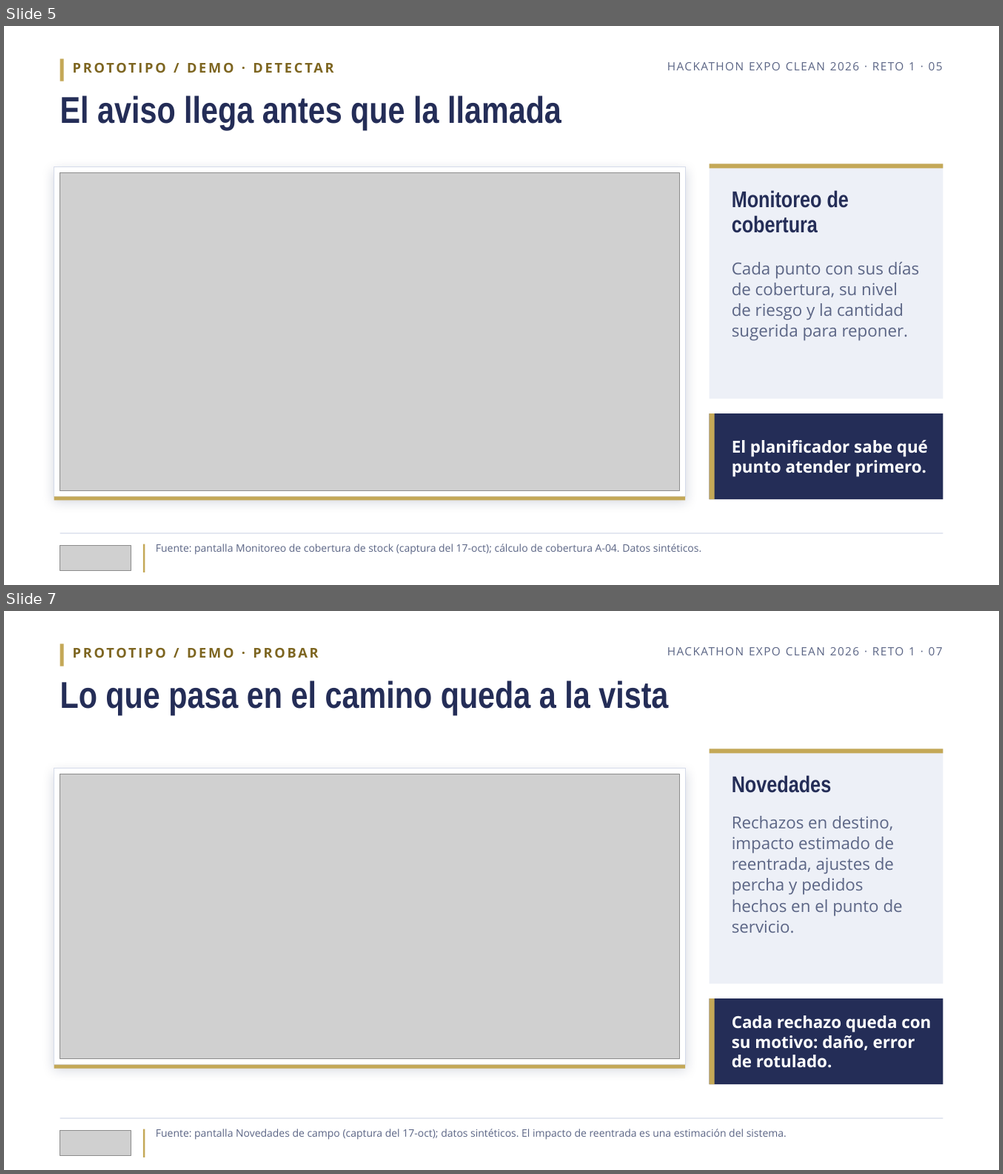
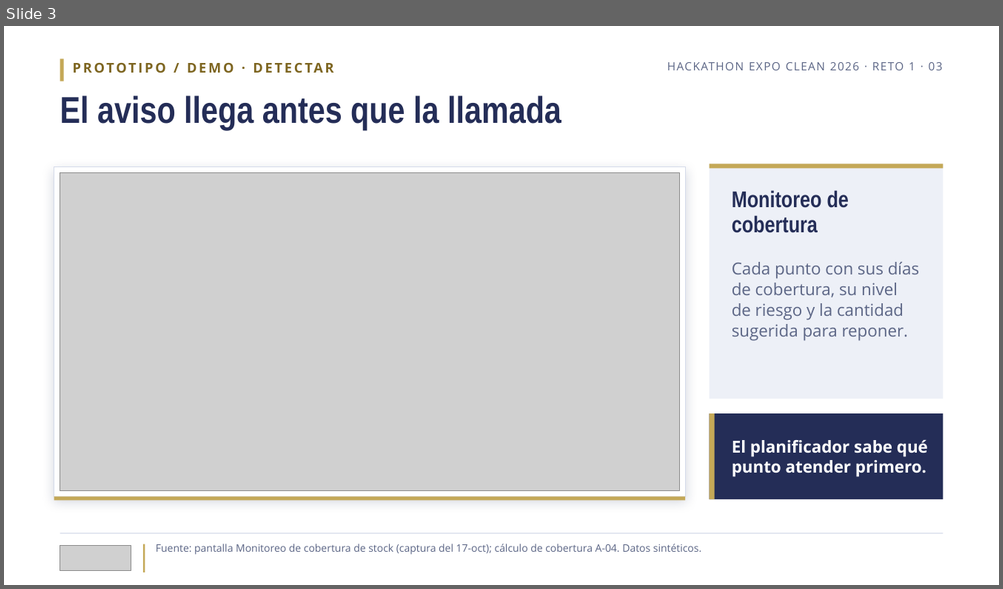
Before and after one commit to bryancito1090/istpetdev-platform, a slide deck: docs/boveda/Entregable/7-Pitch.pptx. Shown one above the other, each under a label of ours: slides 5 and 7 before the commit, slide 3 after it; the slides between them are not shown. The pictures are 1003x1174 and 1003x589 pixels, drawn with LibreOffice and Linux fonts; fonts in the diff are those of the drawing; grey boxes stand for pictures. Boxes give left, top, right and bottom in pixels: in the first picture for what was removed or moved away, otherwise in the second. Text is boxed around its words. In the diff, an @@ line names an element or a change of style, - is before the commit and + after.

```diff
--- a/docs/boveda/Entregable/7-Pitch.pptx
+++ b/docs/boveda/Entregable/7-Pitch.pptx
@@ slide 7 removed at (4, 611, 999, 1170), background #FFFFFF @@
@@ rectangle removed at (60, 644, 64, 667) @@
@@ text removed at (73, 647, 318, 658) @@
-PROTOTIPO / DEMO · PROBAR
@@ text removed at (667, 647, 942, 655) @@
-HACKATHON EXPO CLEAN 2026 · RETO 1 · 07
@@ text removed at (60, 681, 668, 715) @@
-Lo que pasa en el camino queda a la vista
@@ rectangle removed at (54, 769, 686, 1065) @@
@@ picture removed at (60, 775, 679, 1059) @@
@@ group removed at (709, 749, 942, 984): 2 rectangles, 2 texts @@
-Novedades
-Rechazos en destino, impacto estimado de reentrada, ajustes de percha y pedidos hechos en el punto de servicio.
@@ rectangle removed at (709, 999, 942, 1085) @@
@@ rectangle removed at (709, 999, 714, 1085) @@
@@ text removed at (731, 1016, 930, 1068) @@
-Cada rechazo queda con su motivo: daño, error de rotulado.
@@ rectangle removed at (54, 1065, 686, 1069) @@
@@ rectangle removed at (60, 1119, 942, 1119) @@
@@ picture removed at (60, 1131, 131, 1156) @@
@@ rectangle removed at (143, 1130, 145, 1158) @@
@@ text removed at (156, 1129, 786, 1140) @@
-Fuente: pantalla Novedades de campo (captura del 17-oct); datos sintéticos. El impacto de reentrada es una estimación del sistema.
@@ what was slide 5 is now slide 3 @@
@@ slide 3 changed as well @@
@@ text at (667, 62, 942, 70): text changed @@
-HACKATHON EXPO CLEAN 2026 · RETO 1 · 05
+HACKATHON EXPO CLEAN 2026 · RETO 1 · 03
```
Also in this commit, not shown: 5 other slides changed, 3 slides added, 5 other slides removed, 20 other files.
